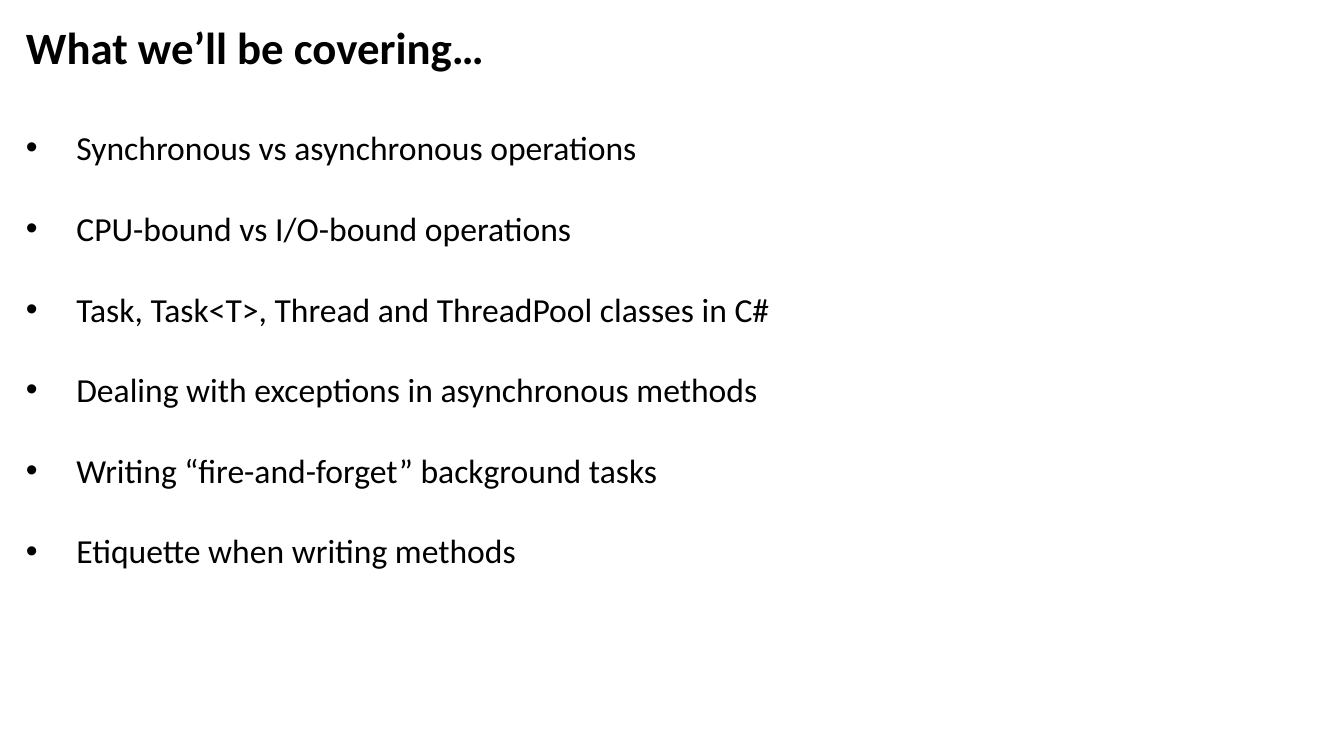
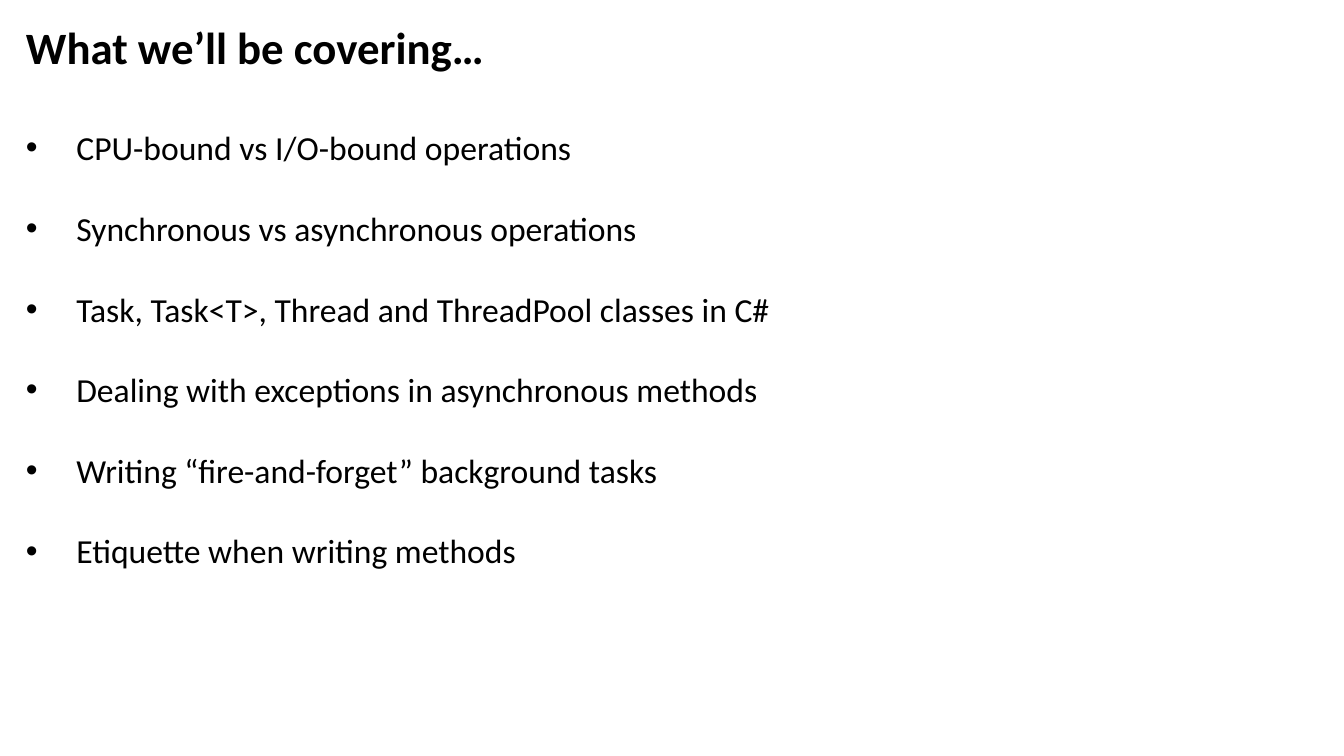
Before and after one commit to JoshKain/AsyncAwaitQuiz, a slide deck: slide 2 of Async and await presentation.pptx. Drawn at 1344x756 pixels with LibreOffice and Linux fonts; fonts in the diff are those of the drawing. Boxes give left, top, right and bottom in pixels: in the first picture for what was removed or moved away, otherwise in the second. Text is boxed around its words. In the diff, an @@ line names an element or a change of style, - is before the commit and + after.

Commit message:
Improved slides and added some asynchronous operation examples

```diff
--- a/Async and await presentation.pptx
+++ b/Async and await presentation.pptx
@@ text at [76,136,571,166]: paragraph added @@
+• CPU-bound vs I/O-bound operations
@@ text at [76,217,571,247]: paragraph removed @@
-• CPU-bound vs I/O-bound operations
```
Also in this commit, not shown: 3 other slides changed, 1 other file.
